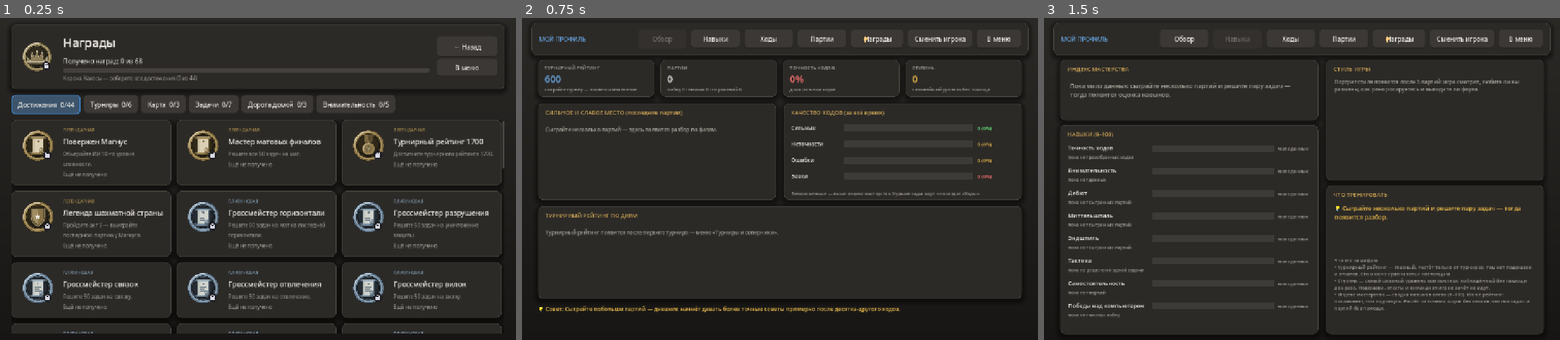
Above: before the commit, frames 1-3 (left to right).
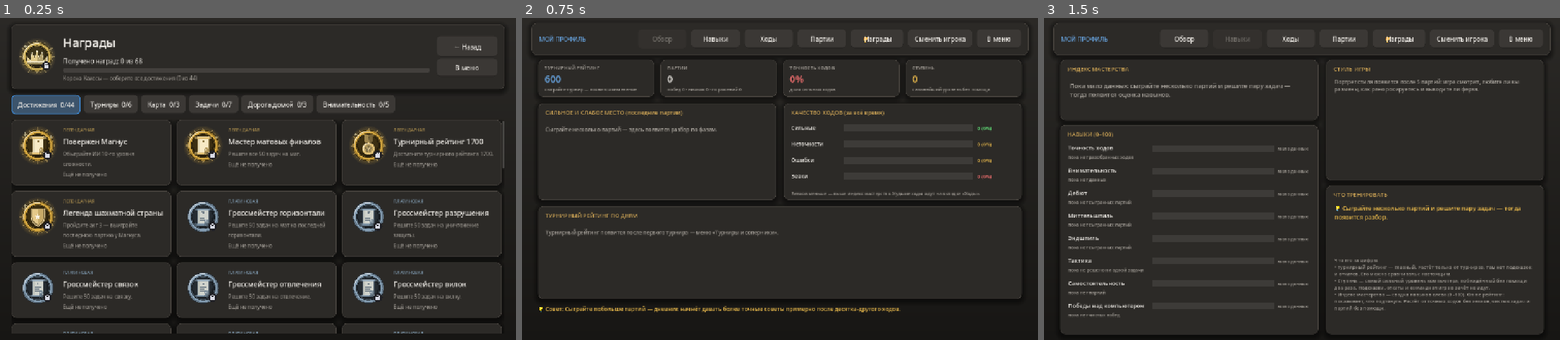
Above: after the commit, the same moments.

Repository: gish4ik1985-crypto/chess-off
Game: Godot game, scene res://scenes/TrophyRoom.tscn
The game is run twice, just before and just after one commit, with the same random seed, the same clock (stepped at 60 frames per second) and the same inputs. This scene is started directly instead of the project's main scene.
Inputs:
- Up to frame 1 (0.25 s): no input
- Up to frame 2 (0.75 s): click "← Назад" at 0.5 s
- Up to frame 3 (1.5 s): click "Навыки" at 1.25 s

The runs differ from the first frame. In frame 1, 1.6% of the frame differs, in the area x 3-75%, y 7-68%; in frame 2, nothing differs; in frame 3, nothing differs.

Commit message:
Награды: неполученные легендарные тоже золотые с лучами и ореолом (вполсилы)
Co-Authored-By: Claude Sonnet 5.5 <noreply@anthropic.com>

Diff:
--- a/scripts/TrophyRoom.gd
+++ b/scripts/TrophyRoom.gd
@@ -375,15 +375,16 @@
 func _draw_badge(ci: Control, it: Dictionary, radius: float) -> void:
 	_ci = ci
 	var c := ci.size / 2.0
-	var legendary: bool = int(it.tier) == 1 and it.unlocked
+	var legendary: bool = int(it.tier) == 1
+	var dim := 1.0 if it.unlocked else 0.55 # неполученная легендарная светится вполсилы: видно, что награда особенная
 	# неполученная — приглушённый цвет ранга: видно, что за награда ждёт
-	var col: Color = it.color if it.unlocked else (it.color as Color).lerp(LOCKED_COLOR, 0.6)
-	if it.unlocked:
+	var col: Color = it.color if it.unlocked else (it.color as Color).lerp(LOCKED_COLOR, 0.3 if legendary else 0.6)
+	if it.unlocked or legendary:
 		var glow_n := 7 if legendary else 4
 		for i in range(glow_n, 0, -1):
-			ci.draw_circle(c, radius + i * (1.5 if legendary else 2.4), Color(col, 0.07 if legendary else 0.05))
+			ci.draw_circle(c, radius + i * (1.5 if legendary else 2.4), Color(col, (0.07 if legendary else 0.05) * dim))
 	if legendary:
-		_draw_rays(c, radius, col)
+		_draw_rays(c, radius, col, dim)
 	# кольцо: тёмная кайма, цветной обод, светлая кромка сверху-слева
 	ci.draw_circle(c, radius + 1.0, col.darkened(0.7))
 	ci.draw_circle(c, radius - 0.5, col.darkened(0.25))
@@ -399,7 +400,7 @@
 		for i in range(16):
 			var ang := TAU * i / 16.0
 			ci.draw_circle(c + Vector2(cos(ang), sin(ang)) * (radius - 5.2), 1.0, col.lightened(0.5) if it.unlocked else Color(col, 0.7))
-	var icon_col := col.lightened(0.28) if it.unlocked else Color(col, 0.75)
+	var icon_col := col.lightened(0.28) if (it.unlocked or legendary) else Color(col, 0.75)
 	var k := radius / 38.0
 	ci.draw_set_transform(c, 0.0, Vector2(k, k))
 	match it.kind:
@@ -412,7 +413,7 @@
 	ci.draw_set_transform(Vector2.ZERO, 0.0, Vector2.ONE)
 	if legendary:
 		for sp in [[Vector2(-0.82, -0.72), 5.5], [Vector2(0.86, -0.55), 4.0], [Vector2(0.7, 0.82), 3.2]]:
-			_draw_sparkle(c + (sp[0] as Vector2) * radius, float(sp[1]), Color(1.0, 0.97, 0.8))
+			_draw_sparkle(c + (sp[0] as Vector2) * radius, float(sp[1]), Color(1.0, 0.97, 0.8, dim))
 	if not it.unlocked:
 		_draw_padlock(c + Vector2(radius * 0.62, radius * 0.62))
 	if int(it.count) > 1:
@@ -425,7 +426,7 @@
 		ci.draw_string(font, chip.position + Vector2(0, 14), "×%d" % int(it.count), HORIZONTAL_ALIGNMENT_CENTER, chip.size.x, 12, col.darkened(0.75))
 
 # Лучи вокруг легендарного медальона: длинные и короткие вперемешку.
-func _draw_rays(c: Vector2, radius: float, col: Color) -> void:
+func _draw_rays(c: Vector2, radius: float, col: Color, dim: float = 1.0) -> void:
 	var n := 24
 	for i in range(n):
 		var ang := TAU * i / n
@@ -435,7 +436,7 @@
 		var base := c + dir * (radius - 1.0)
 		_ci.draw_colored_polygon(PackedVector2Array([
 			base + side * 2.6, c + dir * (radius + length), base - side * 2.6]),
-			Color(col.lightened(0.25), 0.8 if i % 2 == 0 else 0.5))
+			Color(col.lightened(0.25), (0.8 if i % 2 == 0 else 0.5) * dim))
 
 # Четырёхконечная искра.
 func _draw_sparkle(c: Vector2, r: float, col: Color) -> void:
Not shown, changed: docs/index.html
Not shown, changed: docs/index.pck
Not shown, changed: docs/index.service.worker.js
